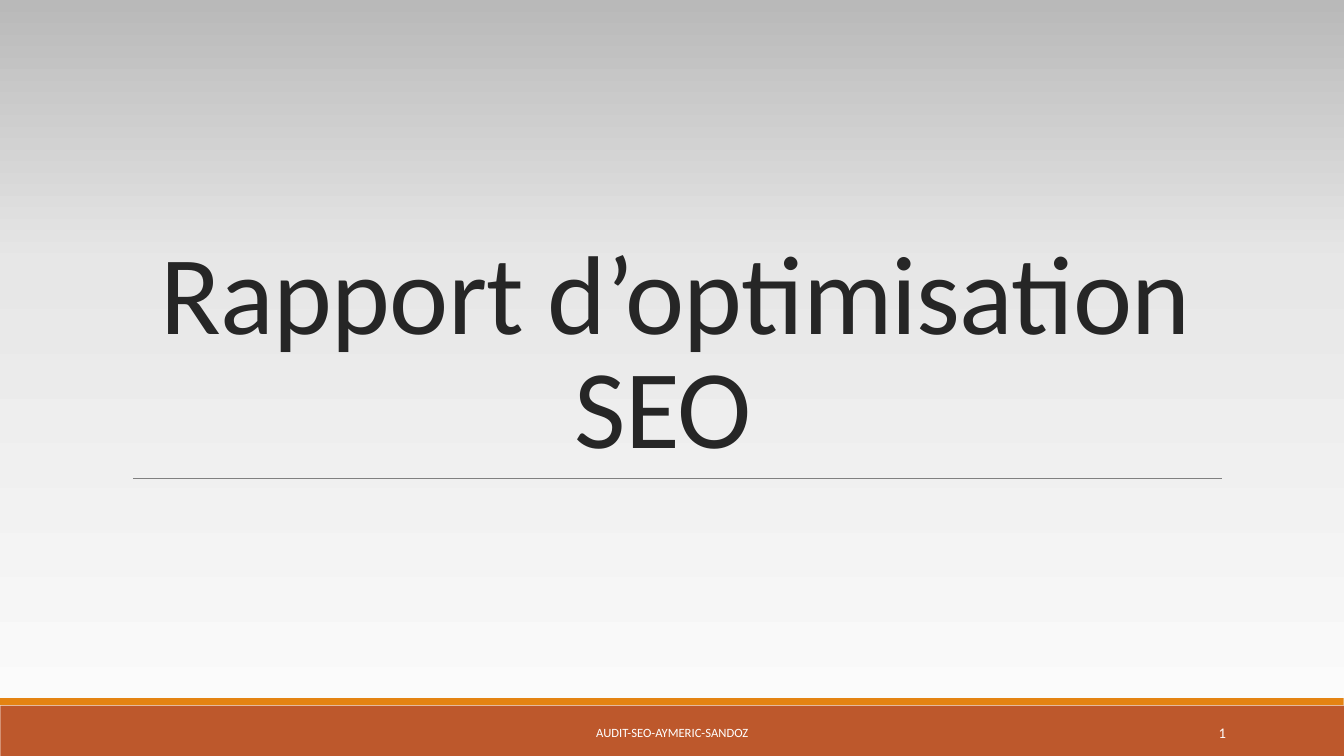
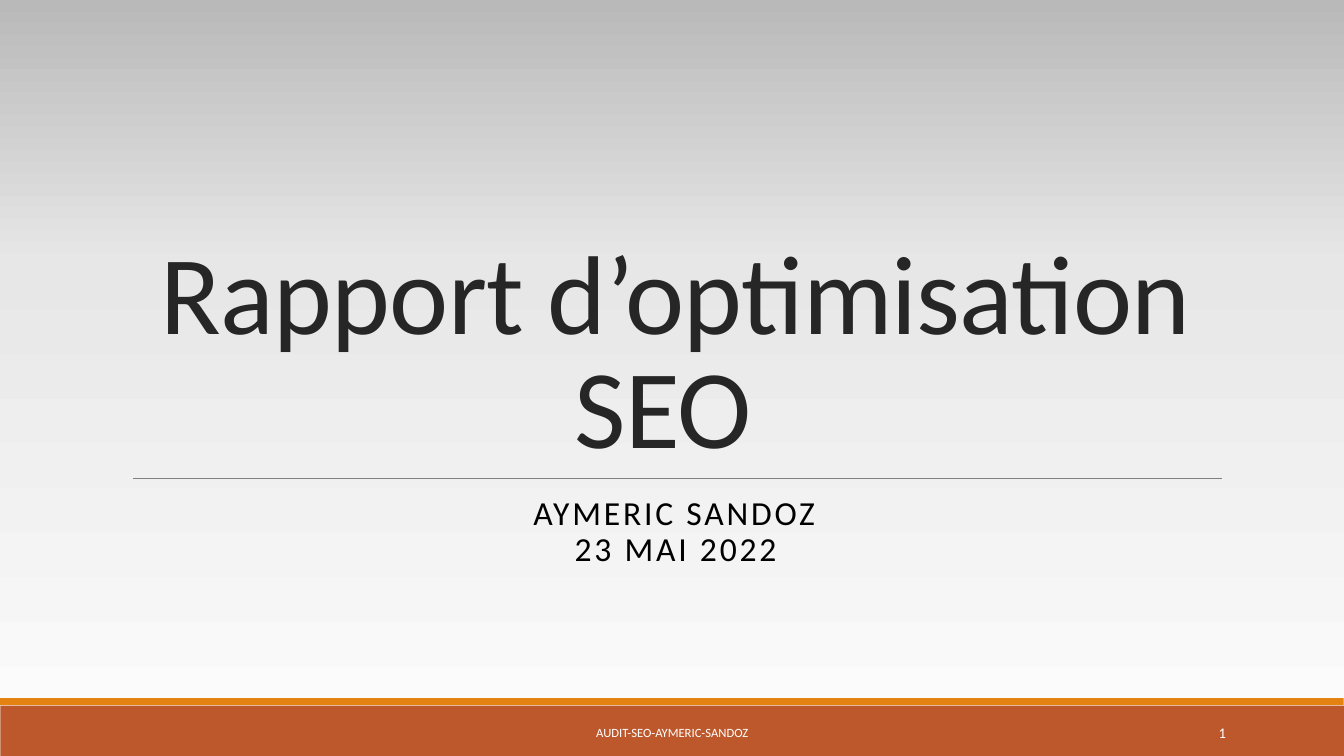
Before and after one commit to AymericSandoz/Projet_4_Open_Classrooms, a slide deck: slide 1 of annexe/Rapport d’optimisation SEO.pptx. Drawn at 1344x756 pixels with LibreOffice and Linux fonts; fonts in the diff are those of the drawing. Boxes give left, top, right and bottom in pixels: in the first picture for what was removed or moved away, otherwise in the second. Text is boxed around its words. In the diff, an @@ line names an element or a change of style, - is before the commit and + after.

```diff
--- a/annexe/Rapport d’optimisation SEO.pptx
+++ b/annexe/Rapport d’optimisation SEO.pptx
@@ subtitle added at [533,503,814,562], 24 pt, text #000000 @@
+AYMERIC SANDOZ
+23 MAI 2022
```
Also in this commit, not shown: 3 other slides changed, 4 slides added, 16 other files.
